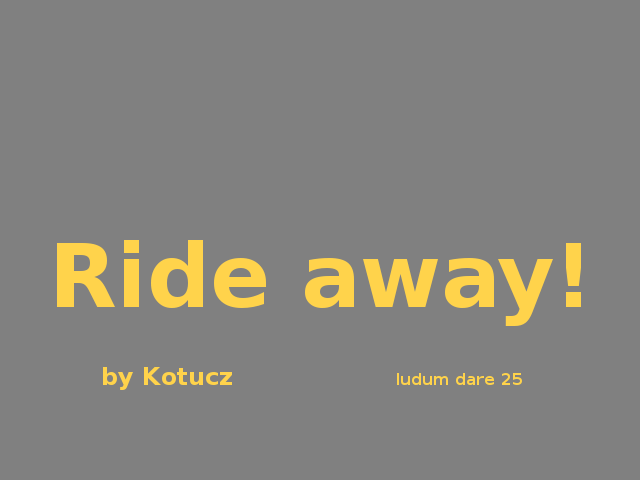
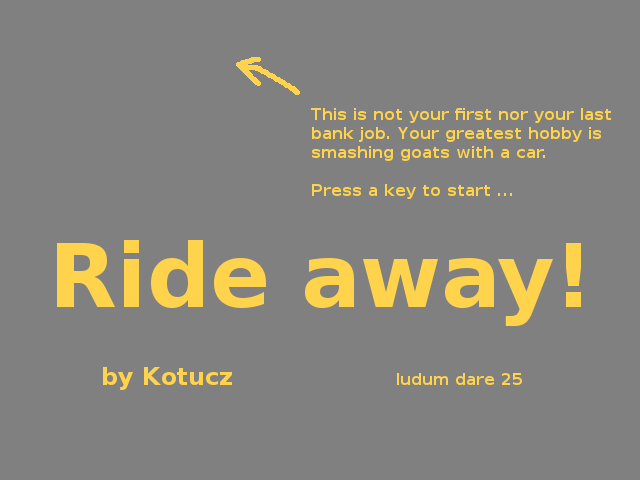
Before/after of a (640, 480) layered artwork. What changed in the layer stack:
added layer "Layer #2" above "This is not your first nor you..." over [236, 57, 300, 95]
added layer "This is not your first nor you..." above "ludum dare 25" over [311, 108, 611, 199]
